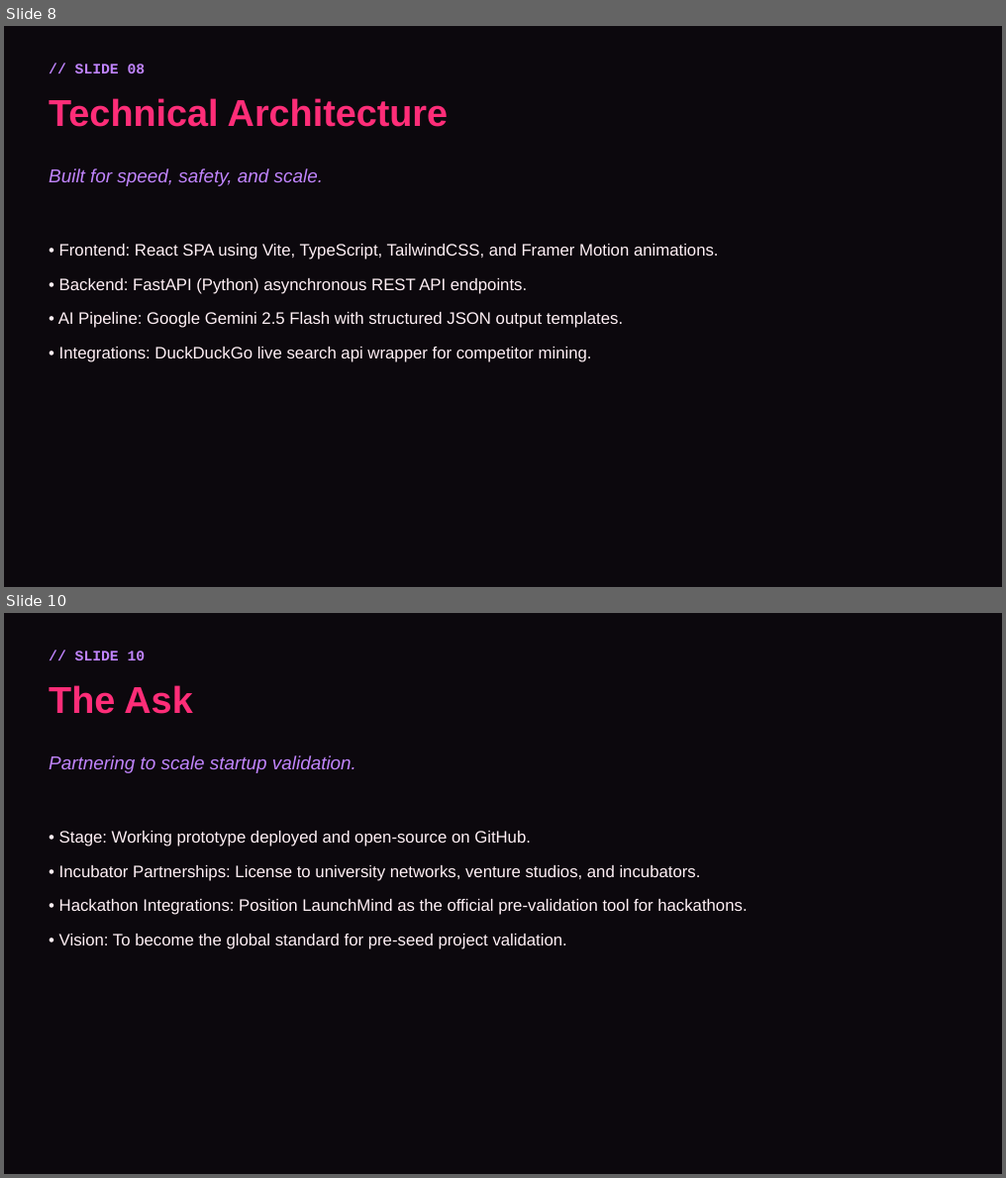
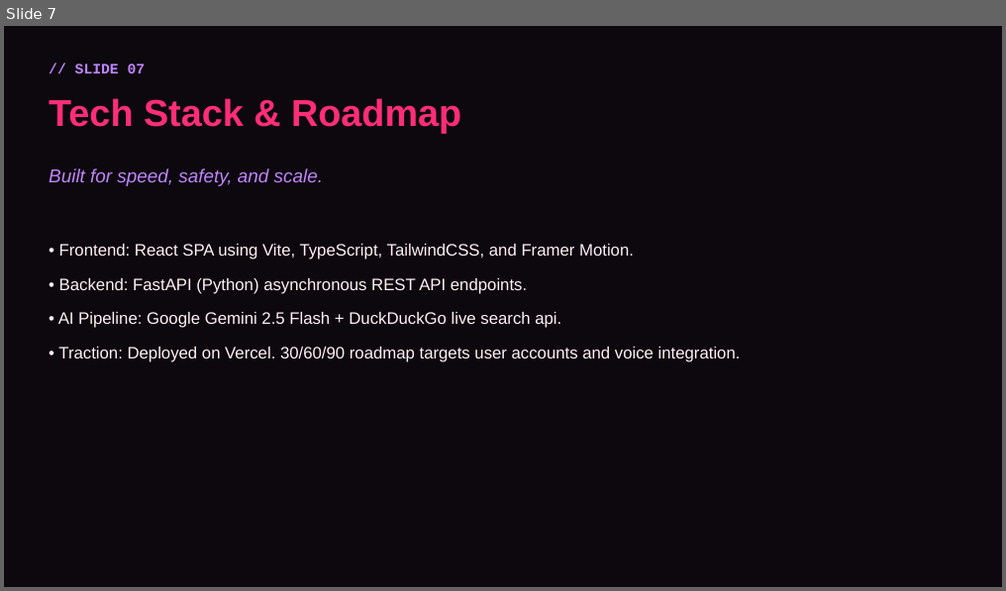
Before and after one commit to swaraj3092/LaunchMind, a slide deck: LaunchMind_PitchDeck.pptx. Shown one above the other, each under a label of ours: slides 8 and 10 before the commit, slide 7 after it; the slides between them are not shown. The pictures are 1006x1178 and 1006x591 pixels, drawn with LibreOffice and Linux fonts; fonts in the diff are those of the drawing. Boxes give left, top, right and bottom in pixels: in the first picture for what was removed or moved away, otherwise in the second. Text is boxed around its words. In the diff, an @@ line names an element or a change of style, - is before the commit and + after.

Commit message:
Doc: condense pitch deck to strictly 8 slides on app, pptx presentation, and docs to comply with hackathon rules

```diff
--- a/LaunchMind_PitchDeck.pptx
+++ b/LaunchMind_PitchDeck.pptx
@@ slide 10 removed at (x1=4, y1=613, x2=1002, y2=1174), background #0C080D @@
@@ text removed at (x1=75, y1=651, x2=146, y2=661) @@
-// SLIDE 10
@@ text removed at (x1=49, y1=685, x2=192, y2=714) @@
-The Ask
@@ text removed at (x1=49, y1=756, x2=356, y2=773) @@
-Partnering to scale startup validation.
@@ text removed at (x1=59, y1=831, x2=746, y2=950) @@
-• Stage: Working prototype deployed and open-source on GitHub.
-• Incubator Partnerships: License to university networks, venture studios, and incubators.
-• Hackathon Integrations: Position LaunchMind as the official pre-validation tool for hackathons.
-• Vision: To become the global standard for pre-seed project validation.
@@ what was slide 8 is now slide 7 @@
@@ slide 7 changed as well @@
@@ text at (x1=75, y1=64, x2=146, y2=74): text changed @@
-// SLIDE 08
+// SLIDE 07
@@ text at (x1=49, y1=98, x2=461, y2=134): text changed @@
-Technical Architecture
+Tech Stack & Roadmap
@@ text at (x1=59, y1=244, x2=634, y2=260): text changed @@
-• Frontend: React SPA using Vite, TypeScript, TailwindCSS, and Framer Motion animations.
+• Frontend: React SPA using Vite, TypeScript, TailwindCSS, and Framer Motion.
@@ text at (x1=58, y1=312, x2=741, y2=363): text changed @@
-• AI Pipeline: Google Gemini 2.5 Flash with structured JSON output templates.
-• Integrations: DuckDuckGo live search api wrapper for competitor mining.
+• AI Pipeline: Google Gemini 2.5 Flash + DuckDuckGo live search api.
+• Traction: Deployed on Vercel. 30/60/90 roadmap targets user accounts and voice integration.
```
Also in this commit, not shown: 6 other slides changed, 1 slide added, 5 other slides removed, 3 other files.
